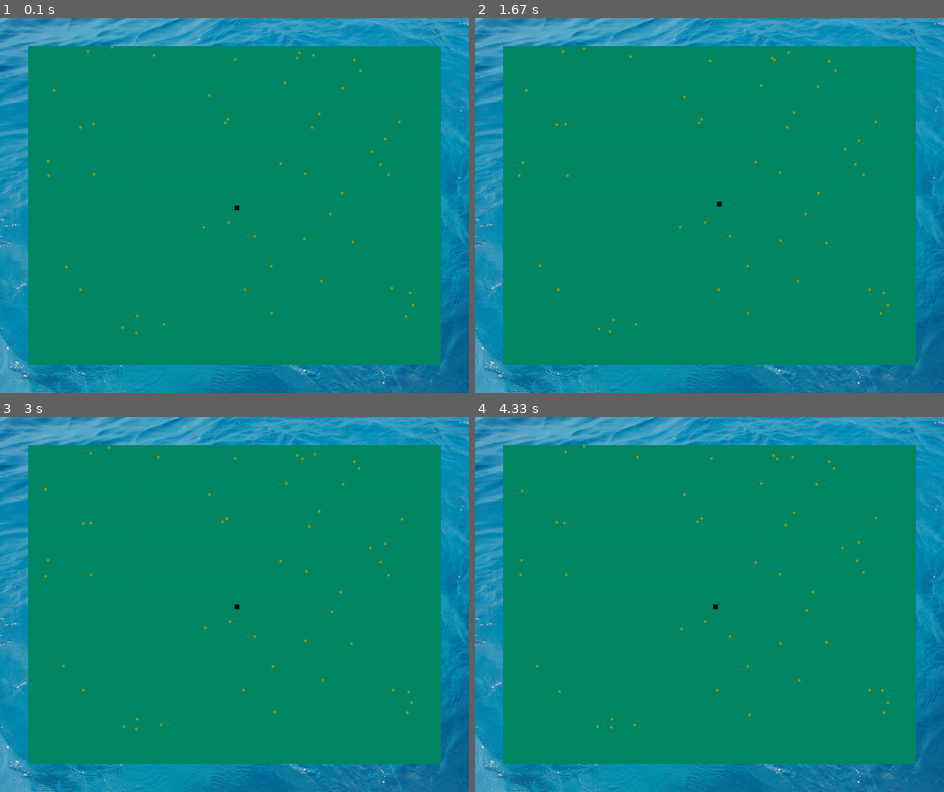
Above: before the commit, frames 1-4 (two rows, left to right).
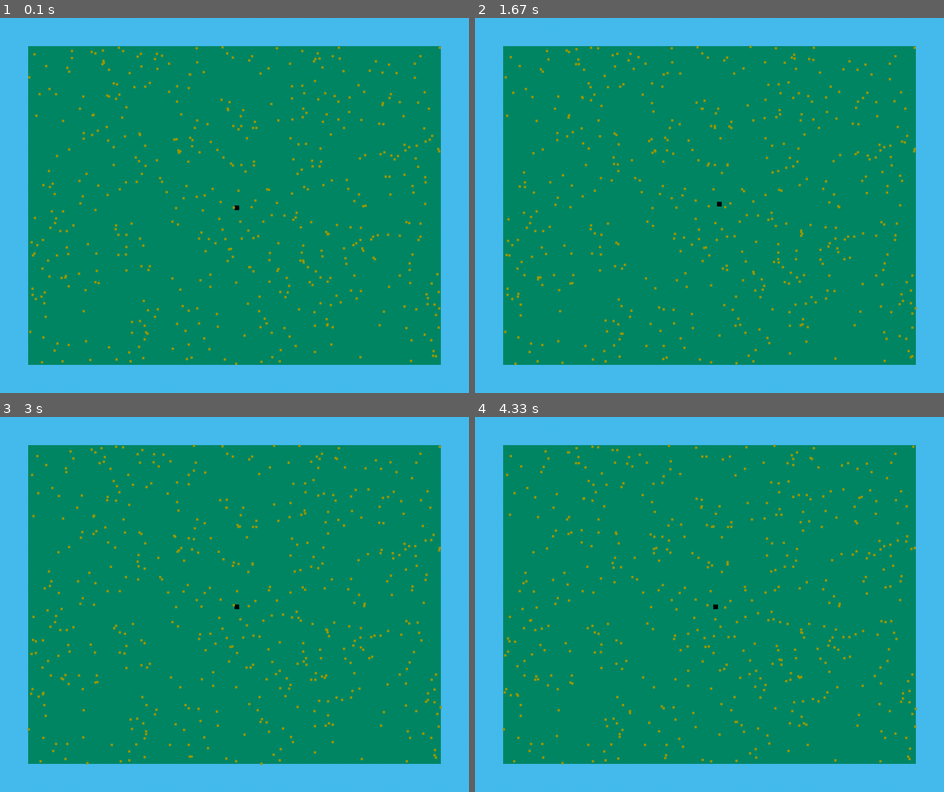
Above: after the commit, the same moments.

Repository: Kristiankaspersen/the-special-pygame
Game: pygame game, started from main.py
The game is run twice, just before and just after one commit, with the same random seed, the same clock (stepped at 60 frames per second) and the same inputs.
Inputs:
- Up to frame 1 (0.1 s): no input
- Up to frame 2 (1.67 s): hold D 0.33-0.8 s; hold W 0.83-1.13 s; hold D 1.17-1.63 s
- Up to frame 3 (3 s): hold A 1.67-2.2 s; hold S 2.23-2.53 s; hold A 2.57-2.97 s
- Up to frame 4 (4.33 s): hold W 3-3.37 s; hold D 3.4-4.03 s; hold S from 4.07 s (still down)

The runs differ from the first frame. In frame 1, 27% of the frame differs, in the area x 0-100%, y 0-100%; in frame 2, 27%; in frame 3, 27%; in frame 4, 27%.

Commit message:
Bug fixes

Diff:
--- a/island.py
+++ b/island.py
@@ -20,6 +20,10 @@
     def generateRocks(self, rocks):
         pass
 
-    def drawIsland(self, screen):
+    def draw_island(self, screen, island_surface):
         color = (0,135,102)
         pygame.draw.rect(screen, color, pygame.Rect(self.x, self.y, self.width, self.height))
+
+        #Testing realistic grass
+        # island_grass = pygame.transform.scale(island_surface, (self.width,self.height))
+        # screen.blit(island_grass,(self.x,self.y))
--- a/main.py
+++ b/main.py
@@ -15,21 +15,20 @@
 screen = pygame.display.set_mode((width, height))
 pygame.display.set_caption("The Baboon Island")
 
-#Surfaces
-Water_surface =  pygame.image.load("ocean.jpg")
+#Graphics
+water_surface =  pygame.image.load("ocean.jpg")
+island_surface = pygame.image.load("grass.jpg")
 
 # Useful variables
-islandX = 60
-islandY = 60
 middle_spawn = [width/2,height/2]
 
 # Spawn Player and Main Island
 player = Player("Geir", 4, 10, middle_spawn[0], middle_spawn[1], 10, 10)
-main_island = Island(islandX, islandY, width - islandX*2, height - islandY*2 )
+main_island = Island(60, 60, width - 60*2, height - 60*2 )
 
 # Spawn Baboons
-for x in range(50):
-    Baboon(random.randint(main_island.x, main_island.width), random.randint(main_island.y, main_island.height), 3, 100, 5, 5, 5)
+for x in range(500):
+    Baboon(random.randint(main_island.x, main_island.width+60-5), random.randint(main_island.y, main_island.height+60-5), 3, 100, 5, 5, 5)
 
 running = True
 while running:
@@ -52,10 +51,10 @@
             player.y += player.speed
 
 
-    #screen.fill((70,188,239))          #This is currently the water covering the entire screen
-    screen.blit(Water_surface,(0,0))    #Realistic water
-    main_island.drawIsland(screen)      #Main Island
-    player.drawPlayer(screen)           #Player
+    screen.fill((70,188,239))                           #Simple water covering the entire screen
+    #screen.blit(water_surface,(0,0))                   #Testing realistic water
+    main_island.draw_island(screen, island_surface)     #Main Island
+    player.draw_player(screen)                          #Player
 
     # Animal movement
     for animal in Animal.all:
--- a/player.py
+++ b/player.py
@@ -13,7 +13,7 @@
 
         Player.all.append(self)
 
-    def drawPlayer(self, screen):
+    def draw_player(self, screen):
         color = (0,0,0)
         pygame.draw.rect(screen, color, pygame.Rect(self.x, self.y, self.width, self.height))
 
Binary file added: grass.jpg
Binary file added: ocean2.jpg
